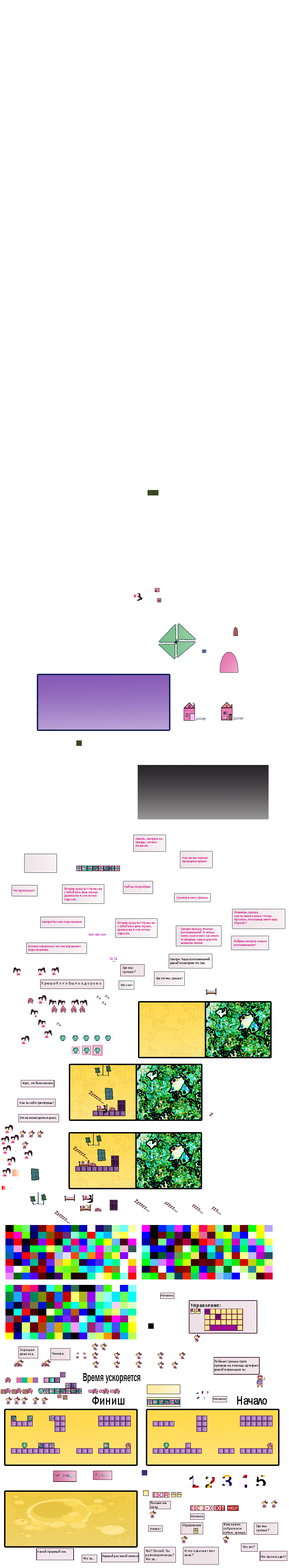
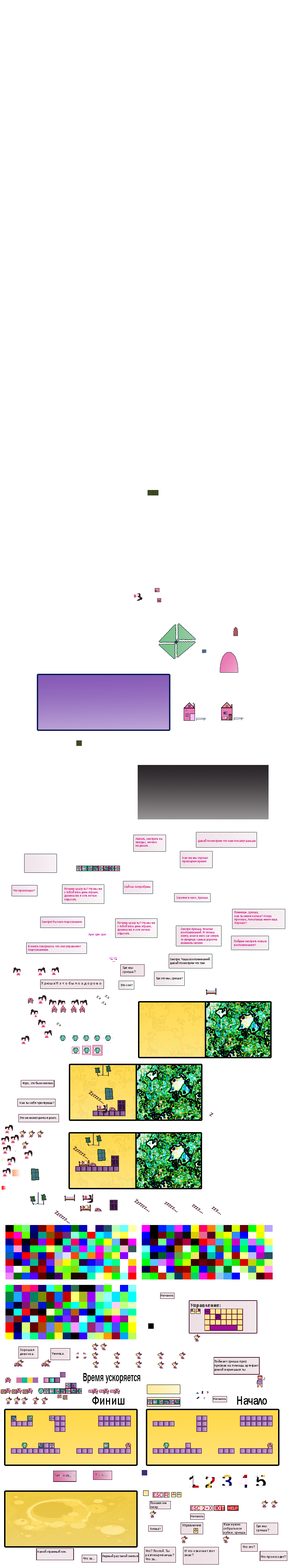
The second w=289, h=1568 image is a revision of the first. Changes to its layers:
added layer "Давай посмотрим что нам покажут дальше" above "Как же мы хорошо проводили время" over [197, 839, 256, 843]
added layer "Слой 17 копия 2" above "Слой 17 копия" over [196, 832, 257, 848]
